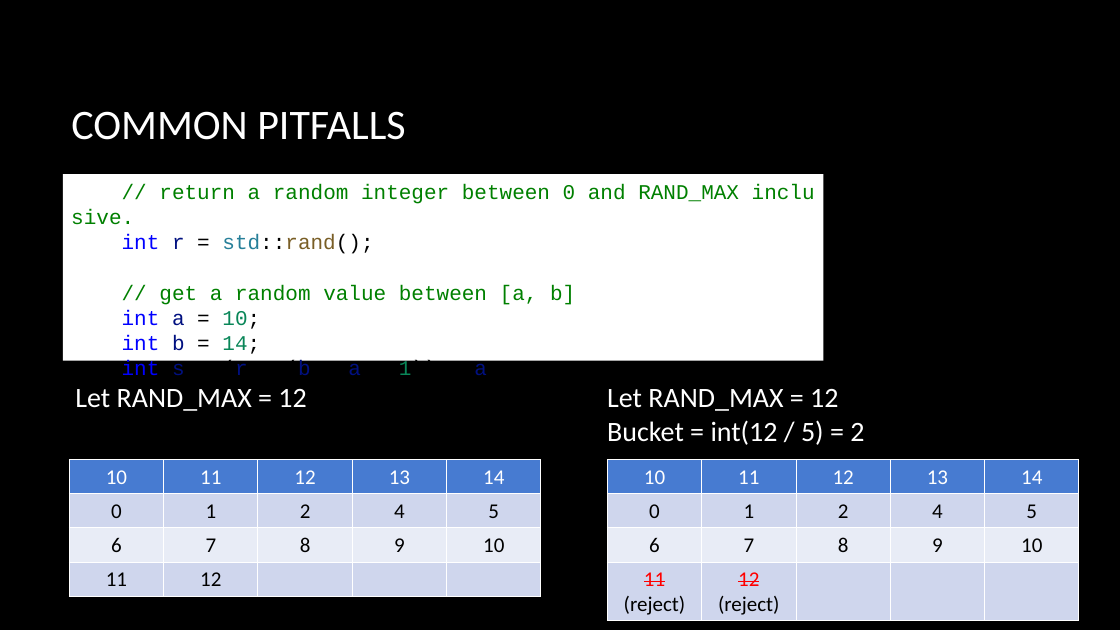
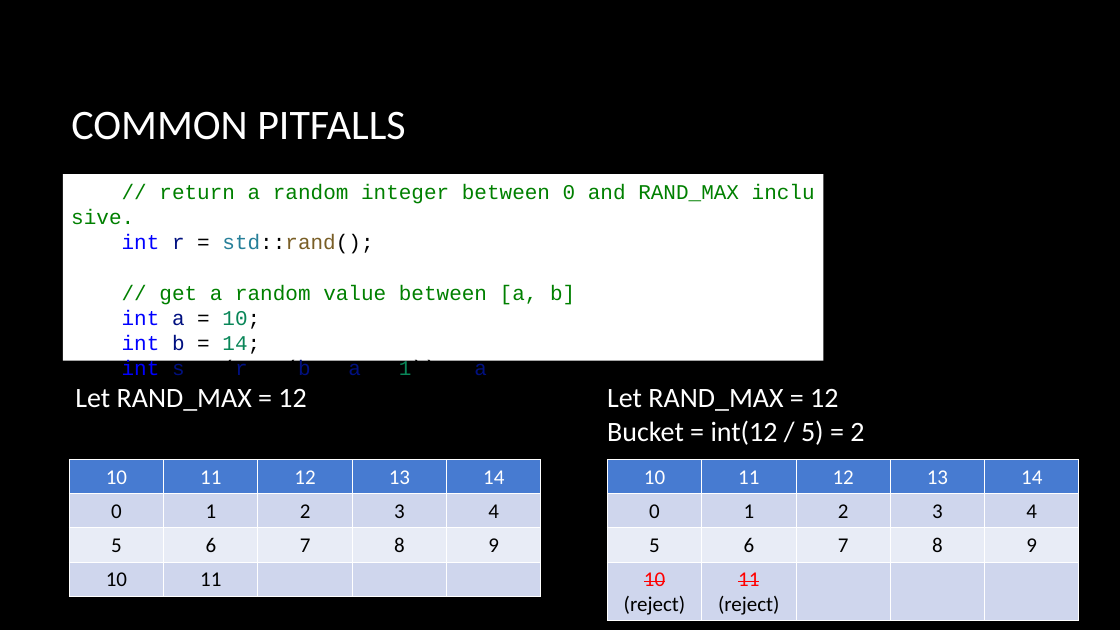
Before and after one commit to CNOCycle/cpp_tutorial, a slide deck: slide 14 of lab04-googletest/00-lab04.pptx. Drawn at 1120x630 pixels with LibreOffice and Linux fonts; fonts in the diff are those of the drawing; background and template pictures are left out. Boxes give left, top, right and bottom in pixels: in the first picture for what was removed or moved away, otherwise in the second. Text is boxed around its words. In the diff, an @@ line names an element or a change of style, - is before the commit and + after.

```diff
--- a/lab04-googletest/00-lab04.pptx
+++ b/lab04-googletest/00-lab04.pptx
@@ table at [70,460,540,596] @@
-row 2, column 4: 4
+row 2, column 4: 3
-row 2, column 5: 5
+row 2, column 5: 4
-row 3: 6 | 7 | 8 | 9 | 10
+row 3: 5 | 6 | 7 | 8 | 9
-row 4, column 1: 11
+row 4, column 1: 10
-row 4, column 2: 12
+row 4, column 2: 11
@@ table at [607,460,1078,621] @@
-row 2, column 4: 4
+row 2, column 4: 3
-row 2, column 5: 5
+row 2, column 5: 4
-row 3: 6 | 7 | 8 | 9 | 10
+row 3: 5 | 6 | 7 | 8 | 9
-row 4, column 1: 11 (reject)
+row 4, column 1: 10 (reject)
-row 4, column 2: 12 / (reject)
+row 4, column 2: 11 / (reject)
```
Also in this commit, not shown: 3 other slides changed.
